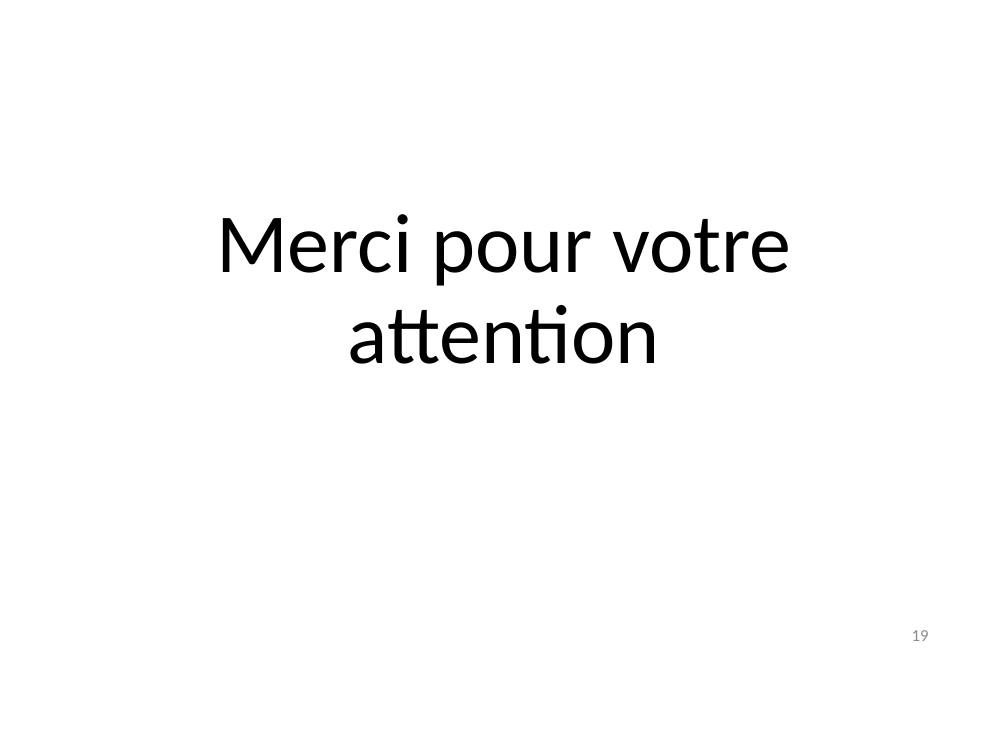
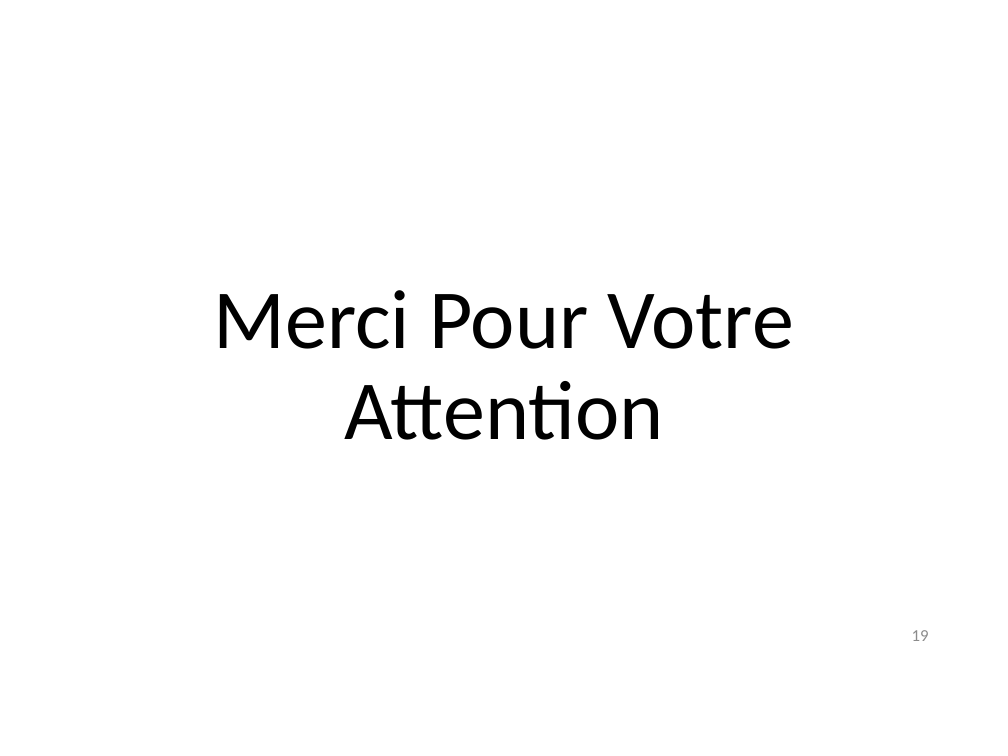
Before and after one commit to alkra/benchOKR, a slide deck: slide 19 of doc/presentationCopil/presentationVersion22Mars.pptx. Drawn at 1008x756 pixels with LibreOffice and Linux fonts; fonts in the diff are those of the drawing. Boxes give left, top, right and bottom in pixels: in the first picture for what was removed or moved away, otherwise in the second. Text is boxed around its words. In the diff, an @@ line names an element or a change of style, - is before the commit and + after.

```diff
--- a/doc/presentationCopil/presentationVersion22Mars.pptx
+++ b/doc/presentationCopil/presentationVersion22Mars.pptx
@@ title at <box>214,290,793,440</box>: text changed @@
-Merci pour votre attention
+Merci Pour Votre Attention
```
Also in this commit, not shown: 9 other slides changed, 3 slides added, 3 slides removed, 1 other file.
